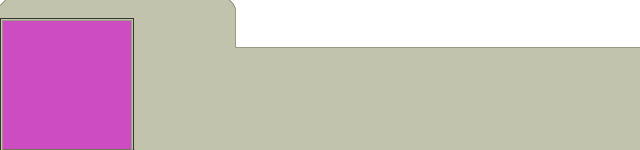
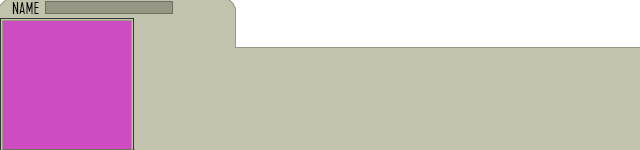
Comparing the layer stacks of the two 640px x 150px images. Changes:
added layer "NAME" above "Layer 2" over [12, 2, 39, 14]
added layer "Layer 2" above "Layer 1" over [45, 1, 173, 14]
